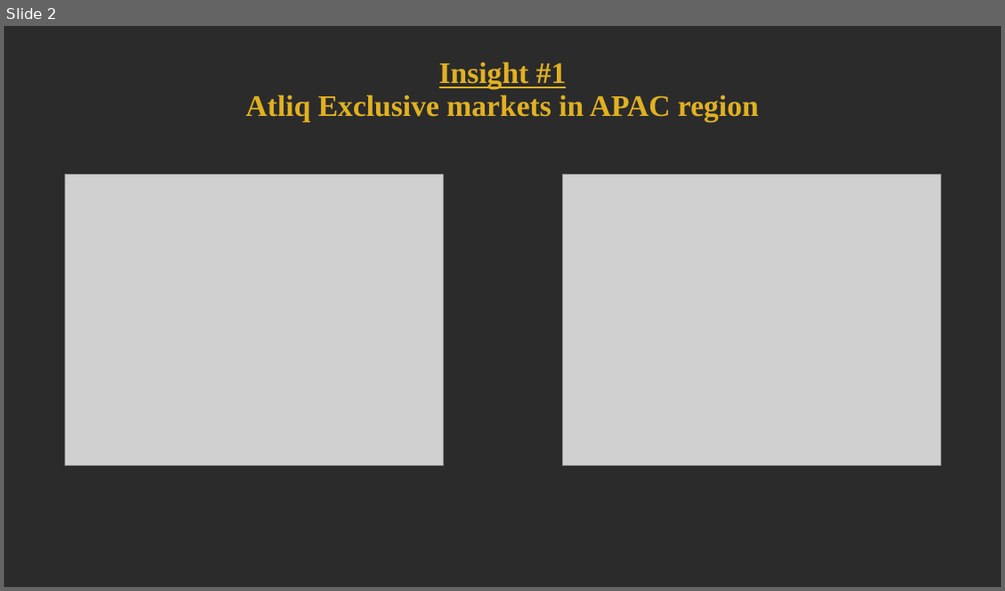
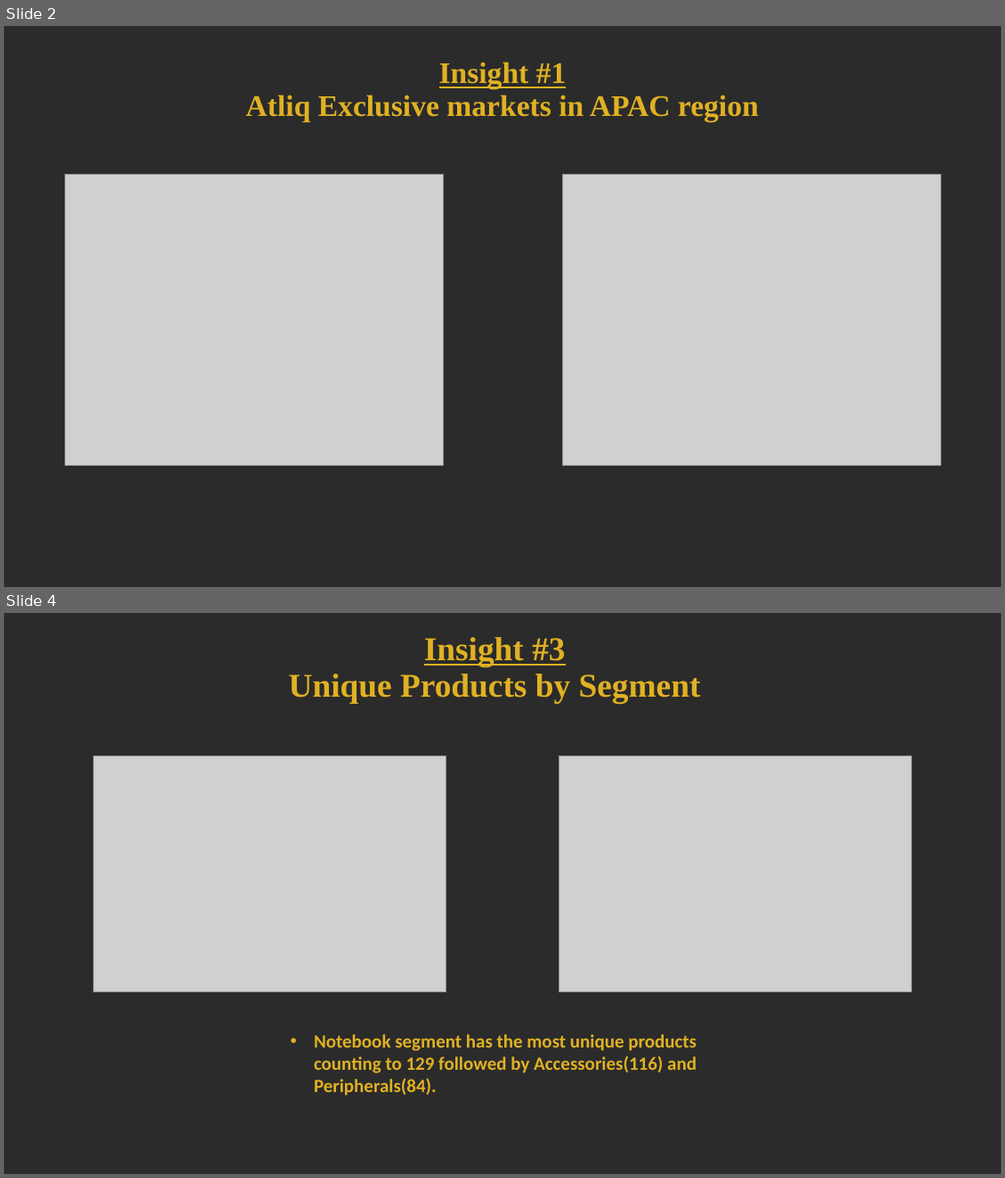
Before and after one commit to protyoy98/Atliq-Hardwares-Ad-hoc-analysis, a slide deck: ad_hoc req deliverables/Presentation1.pptx. Shown one above the other, each under a label of ours: slide 2 before the commit, slides 2 and 4 after it; the slides between them are not shown. The pictures are 1005x591 and 1005x1178 pixels, drawn with LibreOffice and Linux fonts; fonts in the diff are those of the drawing; grey boxes stand for pictures; background and template pictures are left out; a plain dark background stands for a picture behind light text. Boxes give left, top, right and bottom in pixels: in the first picture for what was removed or moved away, otherwise in the second. Text is boxed around its words. In the diff, an @@ line names an element or a change of style, - is before the commit and + after.

```diff
--- a/ad_hoc req deliverables/Presentation1.pptx
+++ b/ad_hoc req deliverables/Presentation1.pptx
@@ slide 4 added at (4,613,1001,1174), background picture (left out) @@
@@ title added at (289,637,701,703), 32 pt, text #E0B122, bold @@
+Insight #3
+Unique Products by Segment
@@ picture added at (94,755,446,991) @@
@@ picture added at (558,755,911,992) @@
@@ text added at (314,1034,696,1095), 18 pt, text #E0B122, bold @@
+• Notebook segment has the most unique products counting to 129 followed by Accessories(116) and Peripherals(84).
```
Also in this commit, not shown: 4 other slides added.
